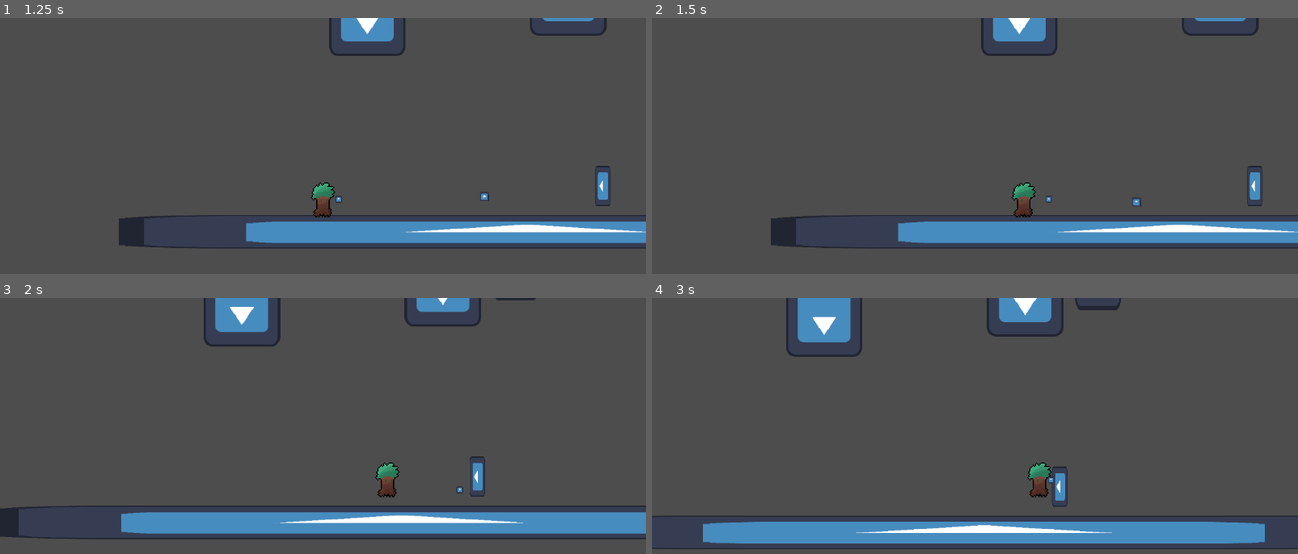
Above: before the commit, frames 1-4 (two rows, left to right).
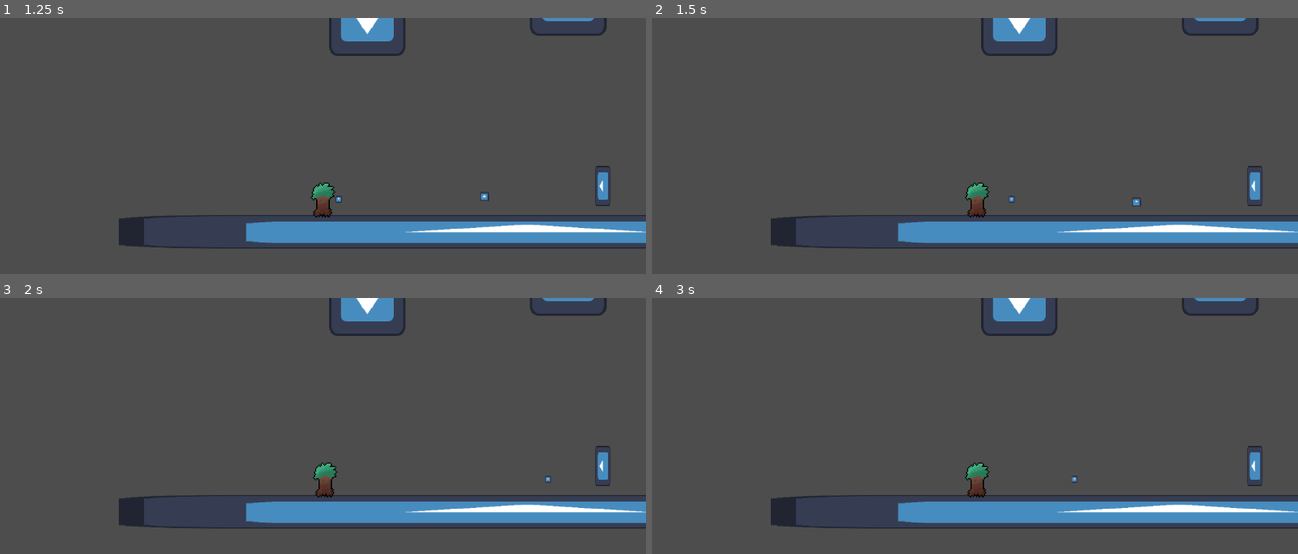
Above: after the commit, the same moments.

Repository: Crapulence1/hammer-time
Game: Godot game, scene res://Scenes/menu.tscn
Two runs of this game, one before a commit and one after it. Both use one fixed random seed, a clock stepped at 60 frames per second and the inputs below. The engine's default icon, where the game draws it, is replaced by a stand-in: a white triangle on a blue panel in a dark square.
Inputs (mouse positions are in pixels of both pictures, inside the frame that each line leads up to):
- Up to frame 1 (1.25 s): click "Play" at 0.5 s
- Up to frame 2 (1.5 s): tap Enter at 1.25 s; move the mouse to (1117, 181) at 1.27 s; hold D (Right) from 1.28 s (still down); hold V (Ground Pound, bound only after the commit) from 1.28 s (still down); click (1117, 181) at 1.42 s
- Up to frame 3 (2 s): keep holding D (Right); keep holding V (Ground Pound, bound only after the commit); tap Space (Jump) at 1.52 s; tap Ctrl (Slowfall, bound only after the commit) at 1.55 s
- Up to frame 4 (3 s): release D (Right) at 2 s; release V (Ground Pound, bound only after the commit) at 2 s; drag from (845, 497) to (1110, 487) at 2.02 s; tap Space (Jump) at 2.75 s; move the mouse to (1039, 400) at 2.77 s; hold D (Right) from 2.78 s (still down); hold Ctrl (Slowfall, bound only after the commit) from 2.78 s (still down); tap Shift (Hammer Bounce) at 2.85 s

Frame 1 is identical in both runs. In frame 2, 0.7% of the frame differs, in the area x 48-62%, y 64-78%; in frame 3, 14%; in frame 4, 18%, in the area x 0-100%, y 0-99%.

Commit message:
slow fall + buggy groundpound

Diff:
--- a/Scenes/hammer.tscn
+++ b/Scenes/hammer.tscn
@@ -5,6 +5,8 @@
 [ext_resource type="Script" uid="uid://cyipvbih2lc50" path="res://Scripts/Components/ThrowComponent.gd" id="2_l8gpf"]
 [ext_resource type="Script" uid="uid://h6r8iouiai1p" path="res://Scripts/Components/LaunchComponent.gd" id="4_nvmri"]
 [ext_resource type="Script" uid="uid://septijxcp532" path="res://Scripts/Components/SwingComponent.gd" id="5_ry3hk"]
+[ext_resource type="Script" uid="uid://benl1vcbegsq5" path="res://Scripts/Components/SlowfallComponent.gd" id="6_3vd2r"]
+[ext_resource type="Script" uid="uid://cferh13f1yb2f" path="res://Scripts/Components/GroundPoundComponent.gd" id="7_edooq"]
 
 [sub_resource type="Animation" id="Animation_nvmri"]
 length = 0.001
@@ -27,12 +29,14 @@
 [sub_resource type="RectangleShape2D" id="RectangleShape2D_edooq"]
 size = Vector2(97, 201)
 
-[node name="hammer" type="CharacterBody2D" unique_id=914817786 node_paths=PackedStringArray("throw_component", "launch_component", "swing_component", "anim")]
+[node name="hammer" type="CharacterBody2D" unique_id=914817786 node_paths=PackedStringArray("throw_component", "launch_component", "swing_component", "slowfall_component", "ground_pound_component", "anim")]
 collision_layer = 4
 script = ExtResource("1_kxv3n")
 throw_component = NodePath("ThrowComponent")
 launch_component = NodePath("LaunchComponent")
 swing_component = NodePath("SwingComponent")
+slowfall_component = NodePath("SlowfallComponent")
+ground_pound_component = NodePath("GroundPoundComponent")
 anim = NodePath("Sprite2D/AnimationPlayer")
 
 [node name="Sprite2D" type="Sprite2D" parent="." unique_id=2063312394]
@@ -68,6 +72,16 @@
 hammer = NodePath("..")
 metadata/_custom_type_script = "uid://septijxcp532"
 
+[node name="SlowfallComponent" type="Node" parent="." unique_id=2045892998]
+script = ExtResource("6_3vd2r")
+NEW_GRAVITY = 1
+metadata/_custom_type_script = "uid://benl1vcbegsq5"
+
+[node name="GroundPoundComponent" type="Node" parent="." unique_id=118775707]
+script = ExtResource("7_edooq")
+DOWN_SPEED = 5
+metadata/_custom_type_script = "uid://cferh13f1yb2f"
+
 [node name="collision_box" type="Area2D" parent="." unique_id=604316894]
 
 [node name="CollisionShape2D" type="CollisionShape2D" parent="collision_box" unique_id=180251534]
--- a/Scenes/player.tscn
+++ b/Scenes/player.tscn
@@ -114,8 +114,9 @@
 TOP_SPEED = 900
 ACCELERATION = 400
 AIR_SPEED = 200
-JUMP_FORCE = 500
+JUMP_FORCE = 1250
 GRAVITY = 2
+MAX_FALL_SPEED = 1000
 body = NodePath("..")
 metadata/_custom_type_script = "uid://beixirl5v2ho"
 
--- /dev/null
+++ b/Scripts/Components/GroundPoundComponent.gd
@@ -0,0 +1,31 @@
+extends Node
+class_name GroundPoundComponent
+
+
+@export var DOWN_SPEED : int
+var body : Player
+var velocity_stopped : bool = false
+var ground_pounding : bool = false
+
+func start_ground_pound() -> void:
+
+	if not ground_pounding:
+		body.movement_component.DISABLE_INPUTS = true
+		ground_pounding = true
+
+		if not velocity_stopped:
+			body.velocity = Vector2.ZERO
+			velocity_stopped = true
+
+		body.velocity = body.get_gravity() * DOWN_SPEED
+
+func stop_ground_pound() -> void:
+	pass
+	#if ground_pounding:
+		#ground_pounding = false
+		#body.movement_component.DISABLE_INPUTS = false
+		#body.movement_component.current_gravity = body.movement_component.GRAVITY
+		#velocity_stopped = false
+
+		#if not body.is_on_floor():
+		#	body.velocity.y = body.movement_component.MAX_FALL_SPEED
--- a/Scripts/Components/InputComponent.gd
+++ b/Scripts/Components/InputComponent.gd
@@ -7,6 +7,8 @@
 var is_hammer_bounce_pressed : bool
 var is_launch_pressed : bool
 var is_throw_pressed : bool
+var is_slowfall_pressed : bool
+var is_ground_pound_pressed : bool
 var throw_dir : Vector2
 
 func _process(delta: float) -> void:
@@ -20,5 +22,7 @@
 		is_launch_pressed = true
 	if Input.is_action_just_pressed("Throw"):
 		is_throw_pressed = true
+	is_slowfall_pressed = Input.is_action_pressed("Slowfall")
+	is_ground_pound_pressed = Input.is_action_pressed("Ground Pound")
 
 	throw_dir = Input.get_vector("Left", "Right", "Up", "Down")
--- a/Scripts/Components/MovementComponent.gd
+++ b/Scripts/Components/MovementComponent.gd
@@ -1,5 +1,7 @@
 extends Node
 class_name MovementComponent
+
+signal player_touched_ground
 
 @export var TOP_SPEED : int
 @export var ACCELERATION : int
@@ -7,16 +9,19 @@
 @export var GROUND_FRICTION : float
 @export var JUMP_FORCE : int
 @export var GRAVITY : int
+@export var MAX_FALL_SPEED : int
 @export var DISABLE_PHYSICS : bool
+@export var DISABLE_INPUTS : bool
 @export var body : CharacterBody2D
 
 var dir : int
 var wants_jump : bool
 var has_double_jump : bool = true
 var turning_in_air : bool = false
+var touching_ground : bool = true #touching ground latch so signal is only emitted once
 
 var current_air_speed : int
-
+var current_gravity : int = GRAVITY
 
 func _ready() -> void:
 	SignalManager.connect("bounced",set_air_speed)
@@ -25,7 +30,15 @@
 	if DISABLE_PHYSICS:
 		return
 
+	if DISABLE_INPUTS: #keeps gravity going but prevents any other type of movements
+		gravity(delta)
+		return
+
 	if body.is_on_floor():
+
+		if not touching_ground:
+			emit_signal("player_touched_ground")
+			touching_ground = true
 
 		#Jump
 		if wants_jump:
@@ -41,8 +54,10 @@
 
 	if not body.is_on_floor():
 
+		if touching_ground:
+			touching_ground = false
 		#Gravity
-		body.velocity += body.get_gravity() * GRAVITY * delta
+		gravity(delta)
 
 		#Air Control
 		if (dir != sign(body.velocity.x) and dir != 0): #if holding opposite direction of movement while in air
@@ -59,5 +74,10 @@
 			body.velocity.y = -JUMP_FORCE
 
 
+func gravity(delta : float) -> void:
+	if abs(body.velocity.y) >= MAX_FALL_SPEED:
+		return
+	body.velocity += body.get_gravity() * current_gravity * delta
+
 func set_air_speed(new_air_speed : int) -> void:
 	current_air_speed = new_air_speed
--- /dev/null
+++ b/Scripts/Components/SlowfallComponent.gd
@@ -0,0 +1,18 @@
+extends Node
+class_name SlowfallComponent
+
+@export var NEW_GRAVITY : int
+var body : Player
+var default_gravity : int
+
+func _ready() -> void:
+	await get_parent().hammer_loaded
+	body.movement_component.connect("player_touched_ground", stop_slowfall)
+
+
+func start_slowfall()-> void:
+	if sign(body.velocity.y) == 1:
+		body.movement_component.current_gravity = NEW_GRAVITY
+
+func stop_slowfall() -> void:
+	body.movement_component.current_gravity = body.movement_component.GRAVITY
--- a/Scripts/hammer.gd
+++ b/Scripts/hammer.gd
@@ -6,20 +6,27 @@
 @export var input_component : InputComponent
 @export var movement_component : MovementComponent
 @export var swing_component : SwingComponent
+@export var slowfall_component : SlowfallComponent
+@export var ground_pound_component : GroundPoundComponent
 @export var hammer_return_spot : Node2D
 @export var player : Player
 @export var anim : AnimationPlayer
 
 signal bounced
+signal hammer_loaded
+var throw_dir : int
 
-var throw_dir : int
 
 func _ready() -> void:
 	Global.hammer = self
 	launch_component.body = player
+	slowfall_component.body = player
+	ground_pound_component.body = player
 	connect("bounced", bounce)
+	emit_signal("hammer_loaded")
 
 func _physics_process(delta: float) -> void:
+
 	#Setting component variables
 	launch_component.return_spot = hammer_return_spot
 	launch_component.movement_component = movement_component
@@ -42,6 +49,19 @@
 	if input_component.is_swing_pressed and not anim.is_playing():
 		swing_component.swing()
 
+	#Slowfall
+	if input_component.is_slowfall_pressed:
+		slowfall_component.start_slowfall()
+	else:
+		slowfall_component.stop_slowfall()
+
+	#Ground Pound
+	if input_component.is_ground_pound_pressed:
+		ground_pound_component.start_ground_pound()
+	else:
+		ground_pound_component.stop_ground_pound()
+
+
 	#Hammer collides with wall
 	if is_on_wall():
 
@@ -50,12 +70,12 @@
 
 		if throw_component.thrown:
 			throw_component.return_projectile(delta)
+			throw_component.returning = true
 
+		#Disables hammer collision w/ ground
 		set_collision_mask_value(1, false)
 
-
 	move_and_slide()
-
 
 func _on_hammer_return_area_area_entered(area: Area2D) -> void:
 	if area.get_parent() is Hammer:
--- a/project.godot
+++ b/project.godot
@@ -86,6 +86,16 @@
 "events": [Object(InputEventKey,"resource_local_to_scene":false,"resource_name":"","device":-1,"window_id":0,"alt_press …(195 unchanged characters)…
 ]
 }
+Slowfall={
+"deadzone": 0.2,
+"events": [Object(InputEventKey,"resource_local_to_scene":false,"resource_name":"","device":-1,"window_id":0,"alt_pressed":false,"shift_pressed":false,"ctrl_pressed":false,"meta_pressed":false,"pressed":false,"keycode":0,"physical_keycode":4194326,"key_label":0,"unicode":0,"location":0,"echo":false,"script":null)
+]
+}
+"Ground Pound"={
+"deadzone": 0.2,
+"events": [Object(InputEventKey,"resource_local_to_scene":false,"resource_name":"","device":-1,"window_id":0,"alt_pressed":false,"shift_pressed":false,"ctrl_pressed":false,"meta_pressed":false,"pressed":false,"keycode":0,"physical_keycode":86,"key_label":0,"unicode":118,"location":0,"echo":false,"script":null)
+]
+}
 
 [layer_names]
 
Not shown, added: Scripts/Components/GroundPoundComponent.gd.uid
Not shown, added: Scripts/Components/SlowfallComponent.gd.uid
